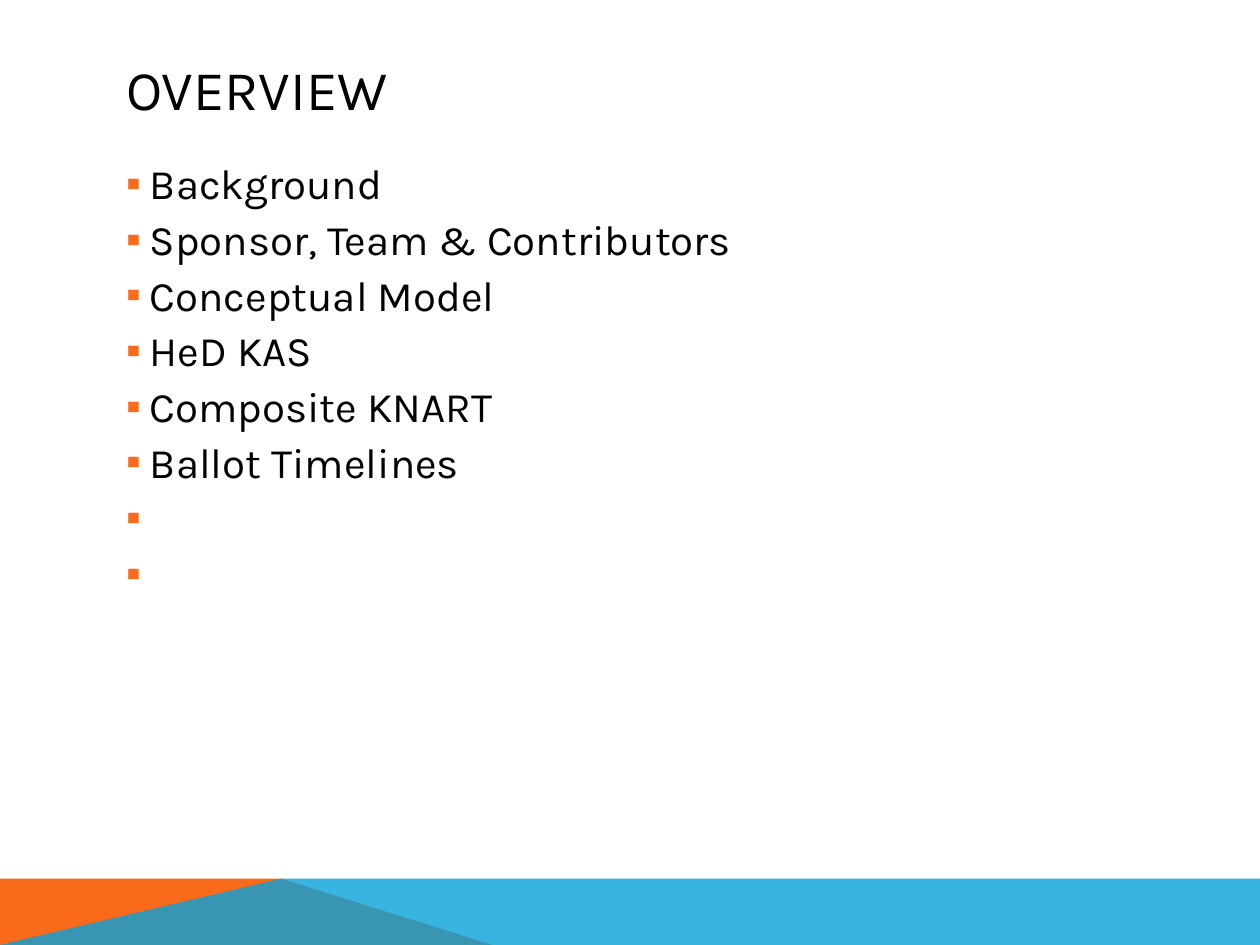
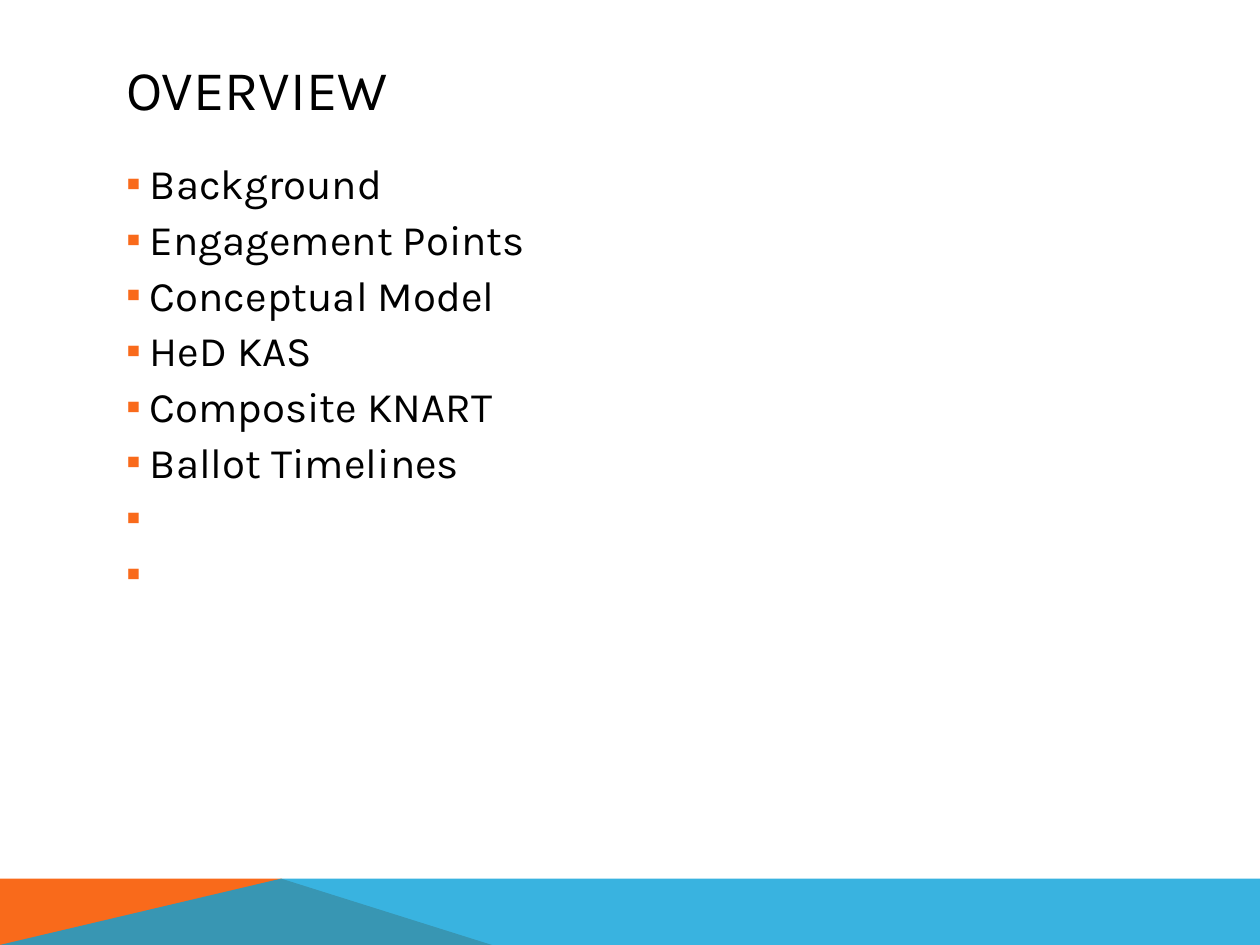
Before and after one commit to HL7/composite-knart, a slide deck: slide 2 of Documents/HL7_KNART_MSY_Jan2018.pptx. Drawn at 1260x945 pixels with LibreOffice and Linux fonts; fonts in the diff are those of the drawing. Boxes give left, top, right and bottom in pixels: in the first picture for what was removed or moved away, otherwise in the second. Text is boxed around its words. In the diff, an @@ line names an element or a change of style, - is before the commit and + after.

Commit message:
fix typo in schema and update powerpoint

```diff
--- a/Documents/HL7_KNART_MSY_Jan2018.pptx
+++ b/Documents/HL7_KNART_MSY_Jan2018.pptx
@@ text at (x1=150, y1=226, x2=525, y2=266): text changed @@
-  ▪ Sponsor, Team & Contributors
+  ▪ Engagement Points
```
Also in this commit, not shown: 3 other slides changed, 8 slides added, 1 slide removed, 1 other file.
